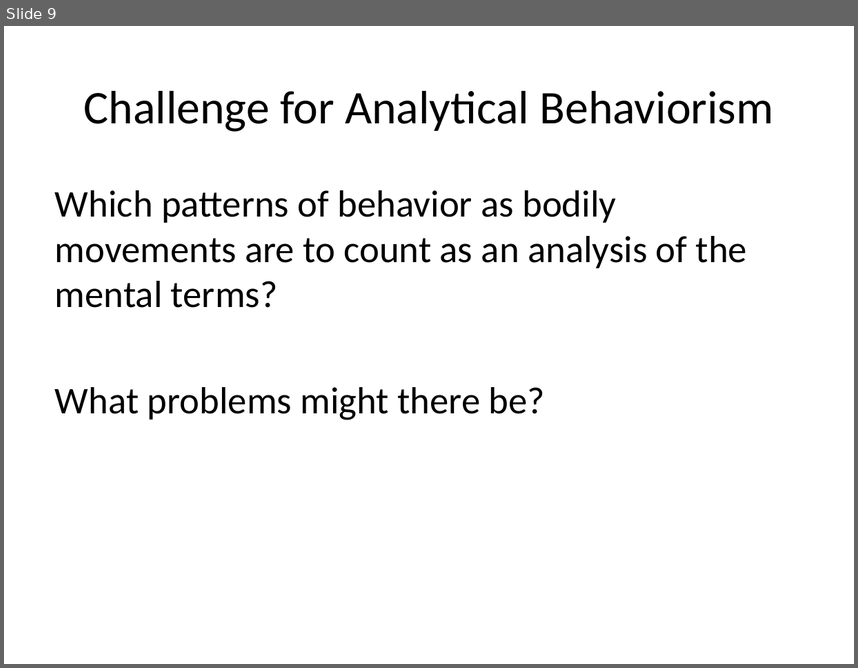
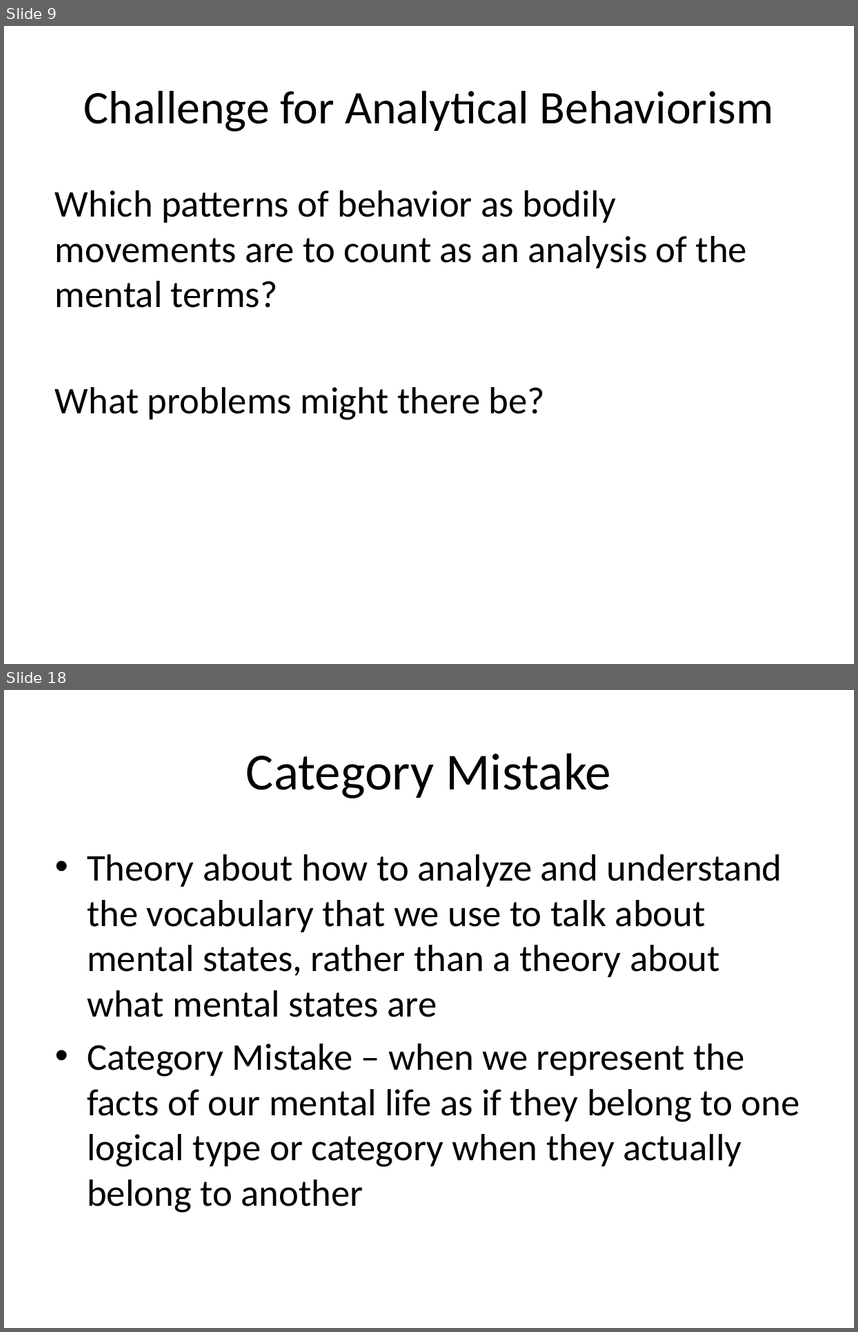
Before and after one commit to Ediblelnk/Kutztown-MSC, a slide deck: PHI241-philosophy-of-the-mind/lecture-slides/Behaviorism.pptx. Shown one above the other, each under a label of ours: slide 9 before the commit, slides 9 and 18 after it; the slides between them are not shown. The pictures are 858x668 and 858x1332 pixels, drawn with LibreOffice and Linux fonts; fonts in the diff are those of the drawing. Boxes give left, top, right and bottom in pixels: in the first picture for what was removed or moved away, otherwise in the second. Text is boxed around its words. In the diff, an @@ line names an element or a change of style, - is before the commit and + after.

```diff
--- a/PHI241-philosophy-of-the-mind/lecture-slides/Behaviorism.pptx
+++ b/PHI241-philosophy-of-the-mind/lecture-slides/Behaviorism.pptx
@@ slide 18 added at (x1=4, y1=690, x2=854, y2=1328), background #FFFFFF @@
@@ title added at (x1=246, y1=753, x2=611, y2=798), 44 pt, text #000000 @@
+Category Mistake
@@ text added at (x1=87, y1=854, x2=800, y2=1212), 32 pt, text #000000 @@
+• Theory about how to analyze and understand the vocabulary that we use to talk about mental states, rather than a theory about what mental states are
+• Category Mistake – when we represent the facts of our mental life as if they belong to one logical type or category when they actually belong to another
```
Also in this commit, not shown: 2 slides changed, 10 other slides added, 2 other files.
